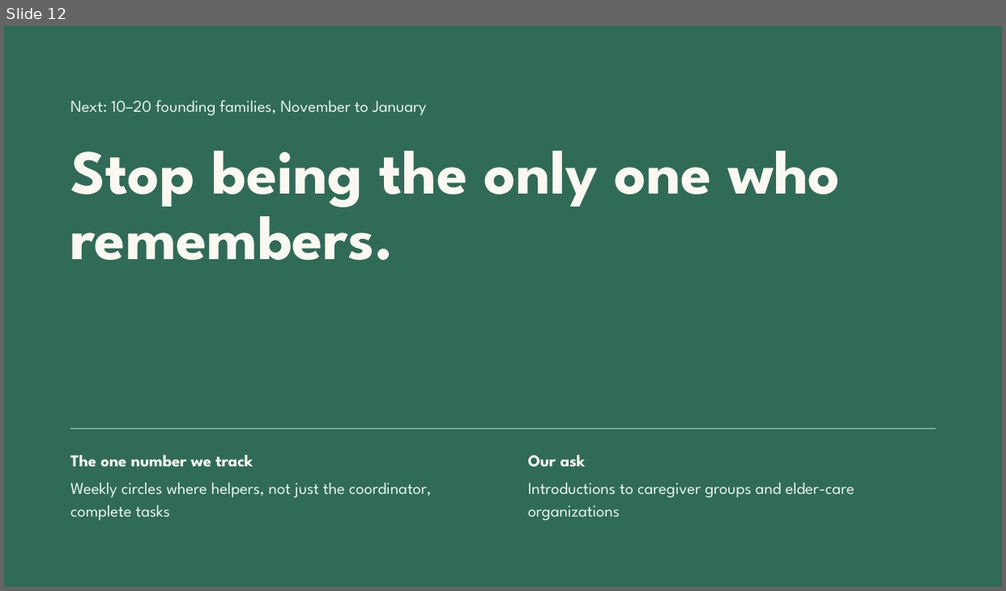
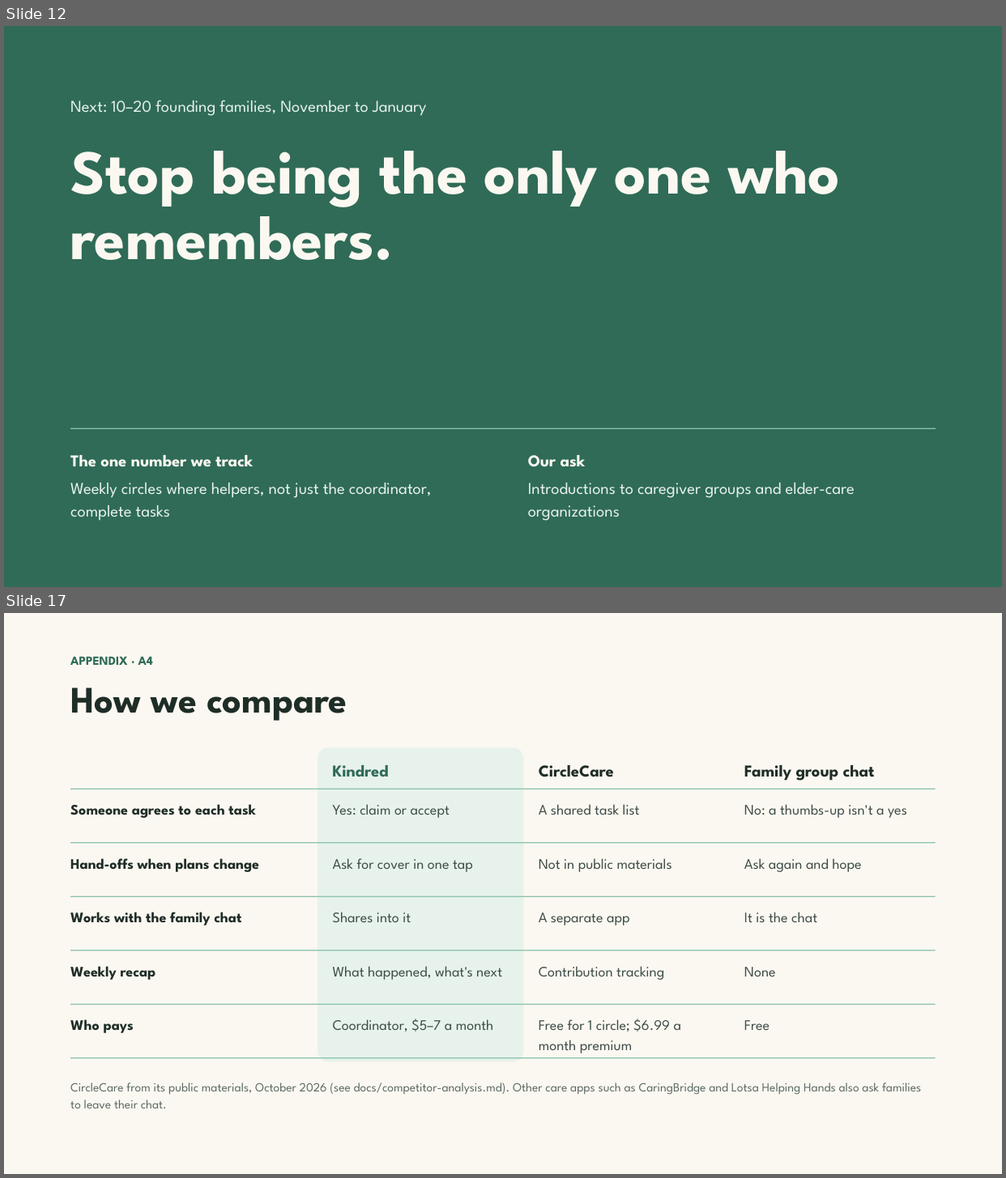
Before and after one commit to Team-Claudia/kindred, a slide deck: docs/pitch/Kindred Demo Day Pitch V3.pptx. Shown one above the other, each under a label of ours: slide 12 before the commit, slides 12 and 17 after it; the slides between them are not shown. The pictures are 1006x591 and 1006x1178 pixels, drawn with LibreOffice and Linux fonts; fonts in the diff are those of the drawing. Boxes give left, top, right and bottom in pixels: in the first picture for what was removed or moved away, otherwise in the second. Text is boxed around its words. In the diff, an @@ line names an element or a change of style, - is before the commit and + after.

```diff
--- a/docs/pitch/Kindred Demo Day Pitch V3.pptx
+++ b/docs/pitch/Kindred Demo Day Pitch V3.pptx
@@ slide 17 added at bbox=[4, 613, 1002, 1174], background #FBF8F1 @@
@@ text added at bbox=[70, 657, 153, 665], 12 pt, text #2F6B57, bold @@
+APPENDIX · A4
@@ title added at bbox=[70, 688, 347, 721], 36 pt, text #1F2D27, bold @@
+How we compare
@@ rounded rectangle added at bbox=[317, 747, 523, 1063], fill #E7F2EC @@
@@ text added at bbox=[333, 765, 389, 777], 16 pt, text #2F6B57, bold @@
+Kindred
@@ text added at bbox=[539, 765, 614, 777], 16 pt, text #1F2D27, bold @@
+CircleCare
@@ text added at bbox=[744, 765, 875, 781], 16 pt, text #1F2D27, bold @@
+Family group chat
@@ line added from (70, 789) to (936, 789), #8CC3AC 1 pt @@
@@ text added at bbox=[70, 804, 256, 818], 14 pt, text #1F2D27, bold @@
+Someone agrees to each task
@@ text added at bbox=[333, 804, 450, 818], 14 pt, text #3D4D46 @@
+Yes: claim or accept
@@ text added at bbox=[539, 804, 640, 815], 14 pt, text #3D4D46 @@
+A shared task list
@@ text added at bbox=[744, 804, 907, 818], 14 pt, text #3D4D46 @@
+No: a thumbs-up isn't a yes
@@ line added from (70, 843) to (936, 843), #8CC3AC 1 pt @@
@@ text added at bbox=[70, 858, 259, 872], 14 pt, text #1F2D27, bold @@
+Hand-offs when plans change
@@ text added at bbox=[333, 858, 473, 872], 14 pt, text #3D4D46 @@
+Ask for cover in one tap
@@ text added at bbox=[539, 858, 672, 872], 14 pt, text #3D4D46 @@
+Not in public materials
@@ text added at bbox=[744, 858, 861, 872], 14 pt, text #3D4D46 @@
+Ask again and hope
@@ line added from (70, 897) to (936, 897), #8CC3AC 1 pt @@
@@ text added at bbox=[70, 912, 241, 926], 14 pt, text #1F2D27, bold @@
+Works with the family chat
@@ text added at bbox=[333, 912, 411, 922], 14 pt, text #3D4D46 @@
+Shares into it
@@ text added at bbox=[539, 913, 630, 926], 14 pt, text #3D4D46 @@
+A separate app
@@ text added at bbox=[744, 912, 817, 922], 14 pt, text #3D4D46 @@
+It is the chat
@@ line added from (70, 951) to (936, 951), #8CC3AC 1 pt @@
@@ text added at bbox=[70, 966, 156, 980], 14 pt, text #1F2D27, bold @@
+Weekly recap
@@ text added at bbox=[333, 966, 502, 980], 14 pt, text #3D4D46 @@
+What happened, what's next
@@ text added at bbox=[539, 966, 664, 980], 14 pt, text #3D4D46 @@
+Contribution tracking
@@ text added at bbox=[744, 967, 776, 977], 14 pt, text #3D4D46 @@
+None
@@ line added from (70, 1004) to (936, 1004), #8CC3AC 1 pt @@
@@ text added at bbox=[70, 1020, 134, 1033], 14 pt, text #1F2D27, bold @@
+Who pays
@@ text added at bbox=[333, 1019, 494, 1032], 14 pt, text #3D4D46 @@
+Coordinator, $5–7 a month
@@ text added at bbox=[539, 1019, 681, 1054], 14 pt, text #3D4D46 @@
+Free for 1 circle; $6.99 a month premium
@@ text added at bbox=[744, 1020, 769, 1030], 14 pt, text #3D4D46 @@
+Free
@@ line added from (70, 1059) to (936, 1059), #8CC3AC 1 pt @@
@@ text added at bbox=[70, 1083, 921, 1109], 12 pt, text #5B6B63 @@
+CircleCare from its public materials, October 2026 (see docs/competitor-analysis.md). Other care apps such as CaringBridge and Lotsa Helping Hands also ask families to leave their chat.
```
Also in this commit, not shown: 2 slides changed, 10 other slides added, 2 slides removed, 6 other files.
